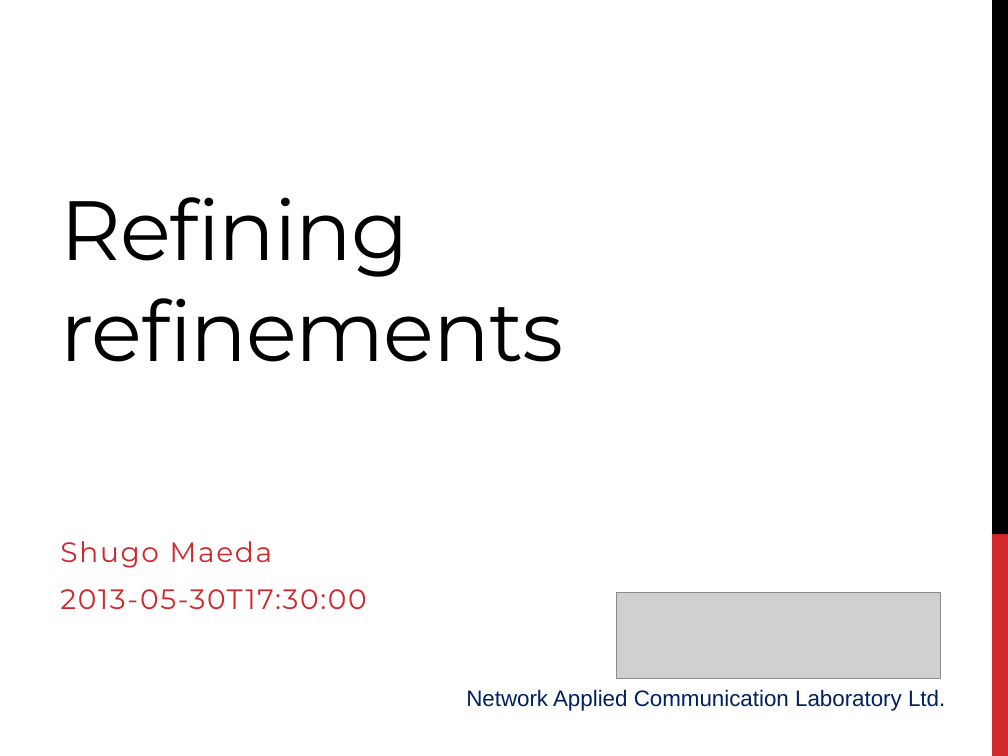
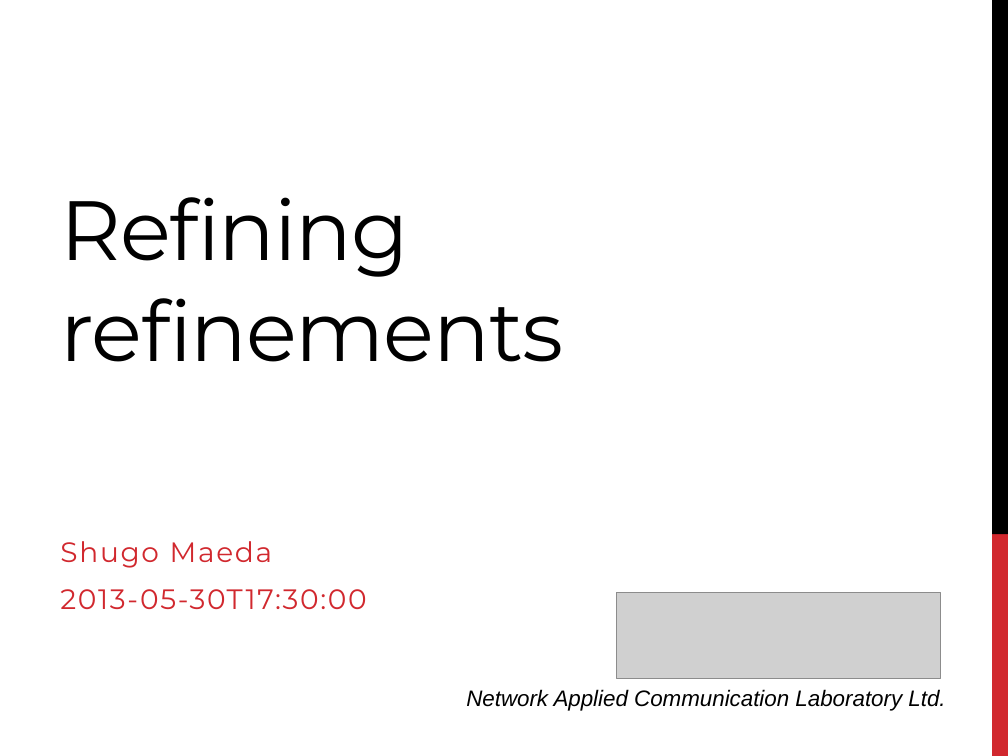
Before and after one commit to shugo/RubyKaigi2013, a slide deck: slide 1 of refining_refinements.pptx. Drawn at 1008x756 pixels with LibreOffice and Linux fonts; fonts in the diff are those of the drawing; grey boxes stand for pictures. Boxes give left, top, right and bottom in pixels: in the first picture for what was removed or moved away, otherwise in the second. Text is boxed around its words. In the diff, an @@ line names an element or a change of style, - is before the commit and + after.

```diff
--- a/refining_refinements.pptx
+++ b/refining_refinements.pptx
@@ text "Network Applied Communication Laboratory Ltd." at (466, 689, 945, 711): text colour #002060 to #000000, italic on @@
```
Also in this commit, not shown: 5 other slides changed, 2 slides added, 1 slide removed.
